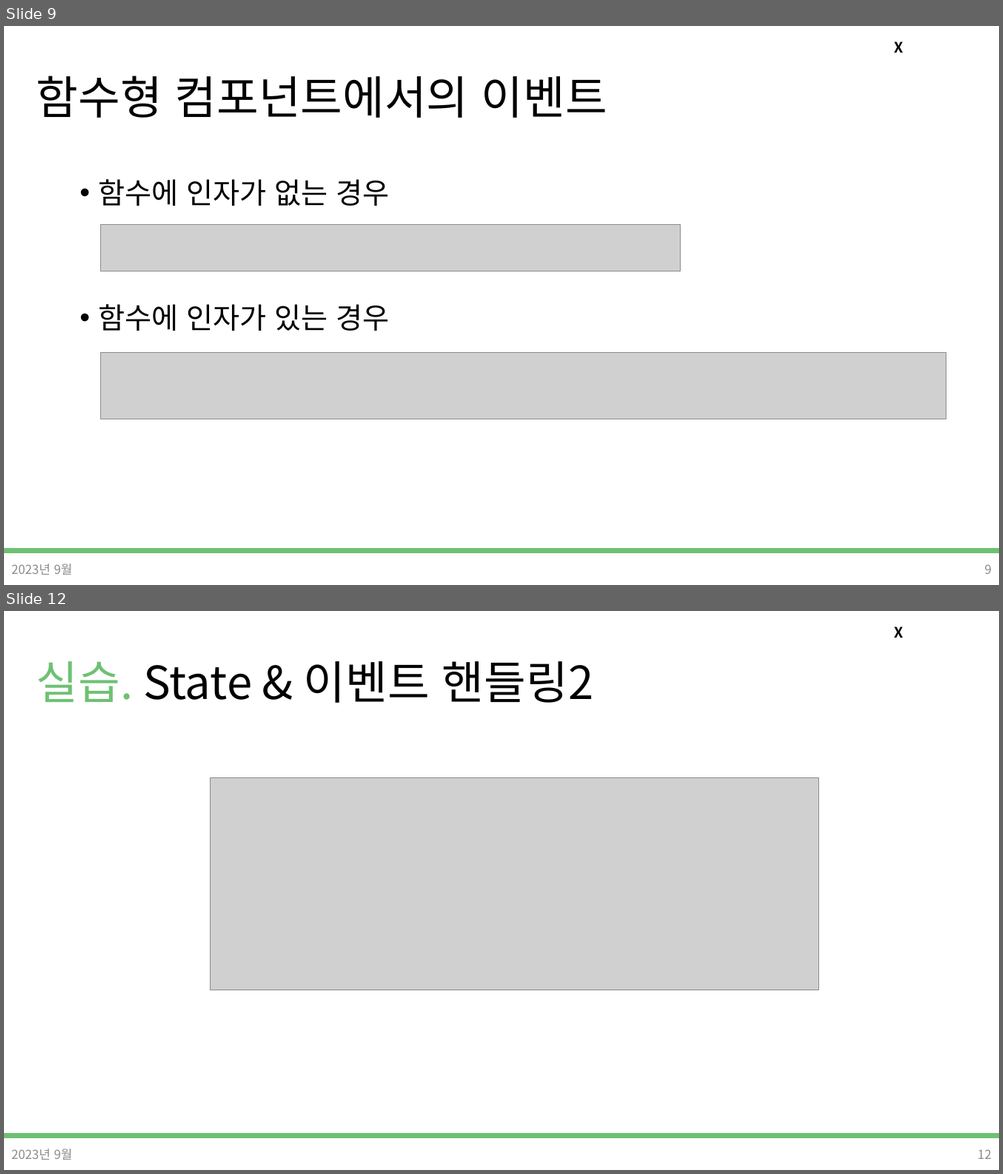
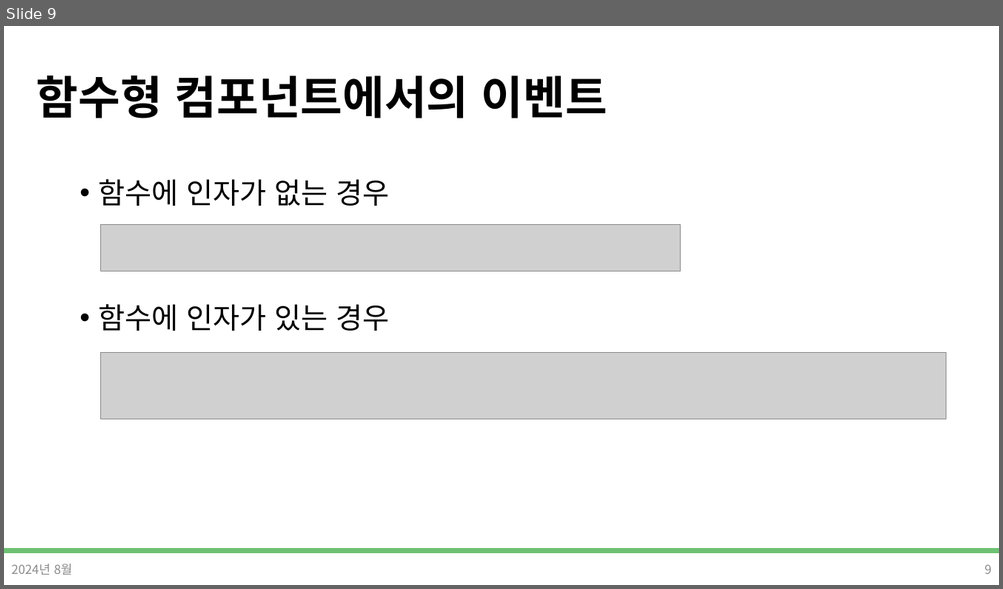
Before and after one commit to DevDamon0527/SeSAC_Yeongdeungpo_Campus_6th, a slide deck: material/[SeSAC_YDP_6] 25_React_Event_handling.pptx. Shown one above the other, each under a label of ours: slides 9 and 12 before the commit, slide 9 after it; the slides between them are not shown. The pictures are 1003x1174 and 1003x589 pixels, drawn with LibreOffice and Linux fonts; fonts in the diff are those of the drawing; grey boxes stand for pictures; background and template pictures are left out. Boxes give left, top, right and bottom in pixels: in the first picture for what was removed or moved away, otherwise in the second. Text is boxed around its words. In the diff, an @@ line names an element or a change of style, - is before the commit and + after.

```diff
--- a/material/[SeSAC_YDP_6] 25_React_Event_handling.pptx
+++ b/material/[SeSAC_YDP_6] 25_React_Event_handling.pptx
@@ slide 12 removed at (4,611,999,1170), background #FFFFFF; not listed: 2 template elements that a slide beside it also shows @@
@@ title removed at (37,661,594,703) @@
-실습. State & 이벤트 핸들링2
@@ picture removed at (210,778,819,990) @@
@@ text removed at (11,1149,73,1160) @@
-2023년 9월
@@ page number removed at (977,1150,991,1159) @@
-12
@@ slide 9 changed as well @@
@@ title "함수형 컴포넌트에서의 이벤트" at (37,76,607,118): bold on @@
@@ text removed at (893,42,902,53) @@
-X
@@ text at (11,564,73,575): text changed @@
-2023년 9월
+2024년 8월
```
Also in this commit, not shown: 10 other slides changed, 1 other slide removed, 4 other files.
